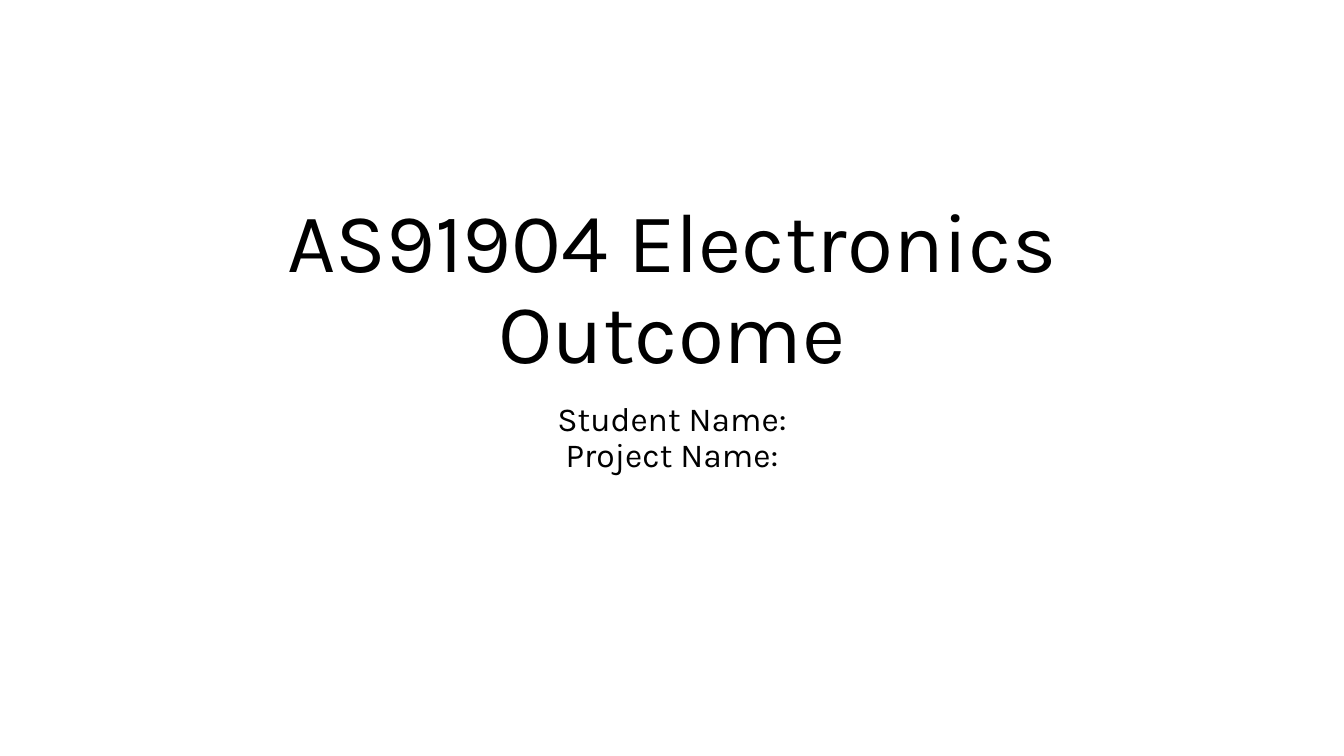
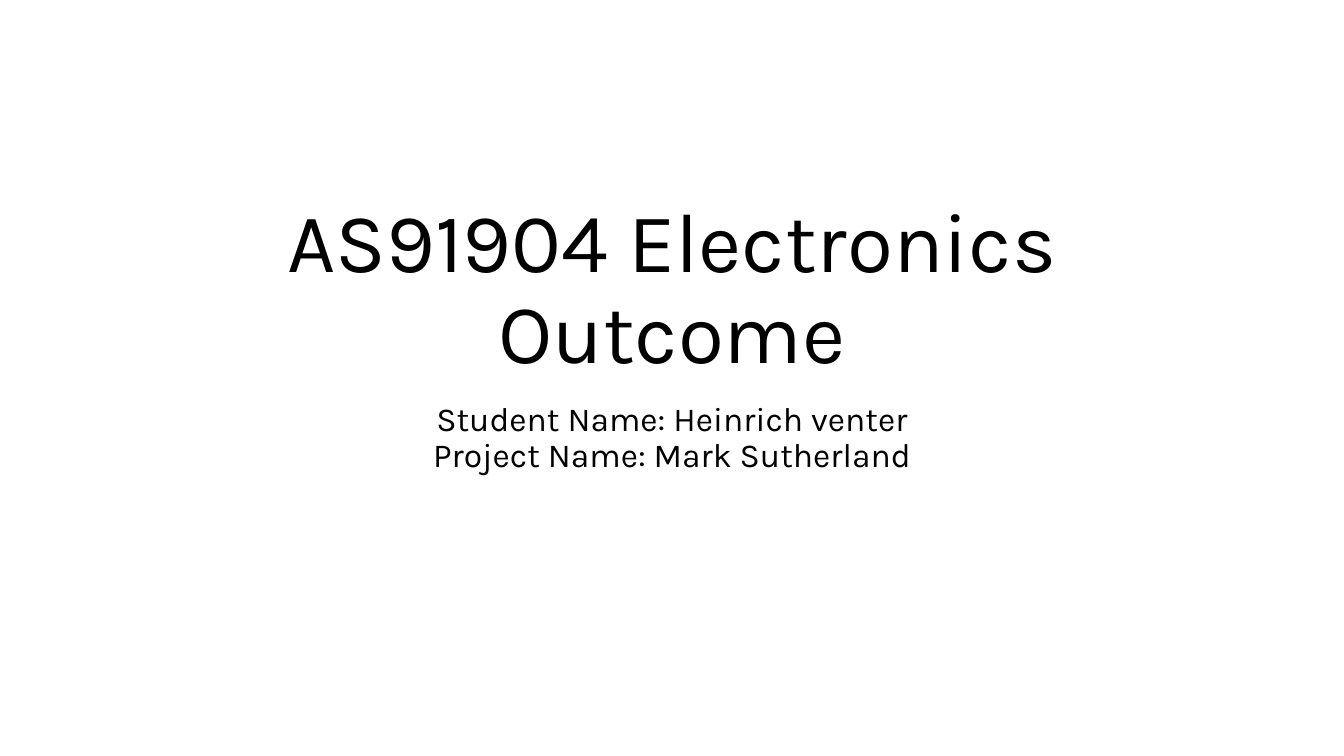
Before and after one commit to Heinrich70/Heinrich-13-Di-70cc-hybrid-pitbike, a slide deck: slide 1 of AS91904 Electronics your name.pptx. Drawn at 1344x756 pixels with LibreOffice and Linux fonts; fonts in the diff are those of the drawing. Boxes give left, top, right and bottom in pixels: in the first picture for what was removed or moved away, otherwise in the second. Text is boxed around its words. In the diff, an @@ line names an element or a change of style, - is before the commit and + after.

```diff
--- a/AS91904 Electronics your name.pptx
+++ b/AS91904 Electronics your name.pptx
@@ subtitle at [433,408,911,476]: text changed @@
-Student Name:
-Project Name:
+Student Name: Heinrich venter
+Project Name: Mark Sutherland
```
Also in this commit, not shown: 15 other slides changed.
